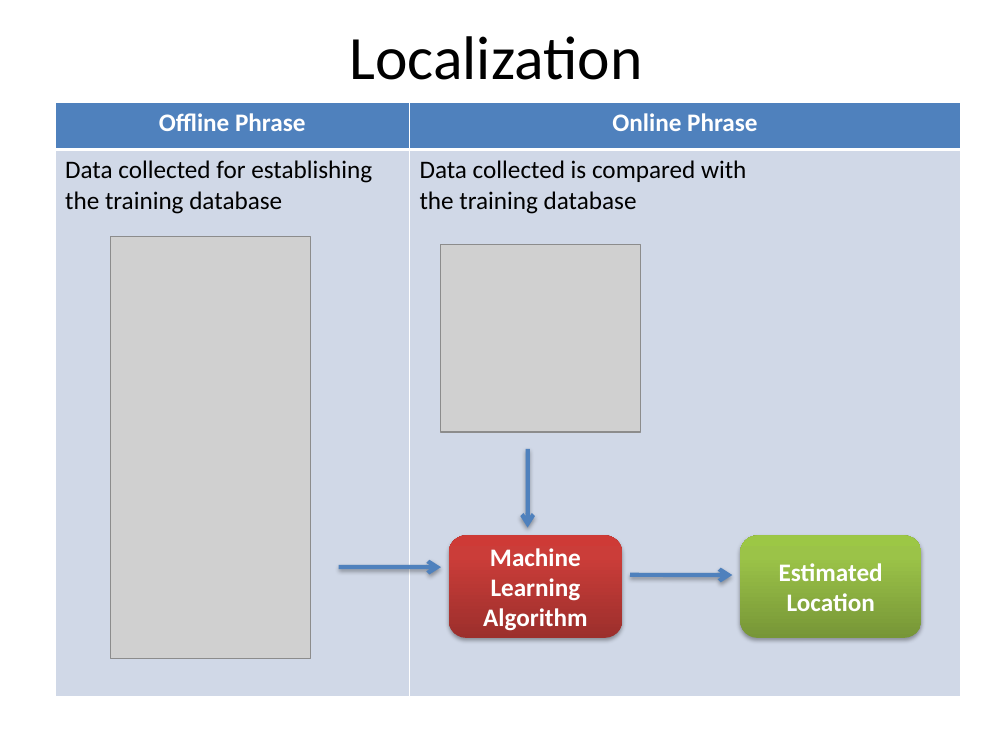
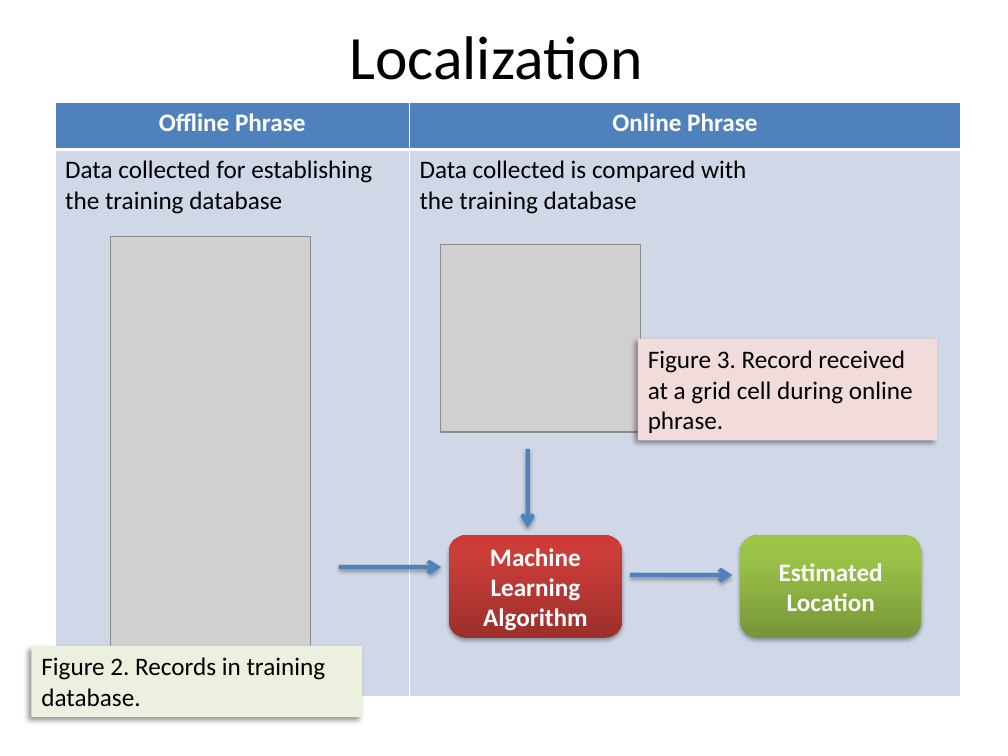
Before and after one commit to venkinarla/qya2, a slide deck: slide 5 of Final Year Porject (QYA2).pptx. Drawn at 1008x756 pixels with LibreOffice and Linux fonts; fonts in the diff are those of the drawing; grey boxes stand for pictures. Boxes give left, top, right and bottom in pixels: in the first picture for what was removed or moved away, otherwise in the second. Text is boxed around its words. In the diff, an @@ line names an element or a change of style, - is before the commit and + after.

```diff
--- a/Final Year Porject (QYA2).pptx
+++ b/Final Year Porject (QYA2).pptx
@@ rectangle added at bbox=[638, 339, 937, 440], fill #F2DCDB, 18 pt, text #000000 @@
+Figure 3. Record received at a grid cell during online phrase.
@@ rectangle added at bbox=[31, 646, 362, 718], fill #EBF1DE, 18 pt, text #000000 @@
+Figure 2. Records in training database.
```
Also in this commit, not shown: 4 other slides changed, 2 other files.
